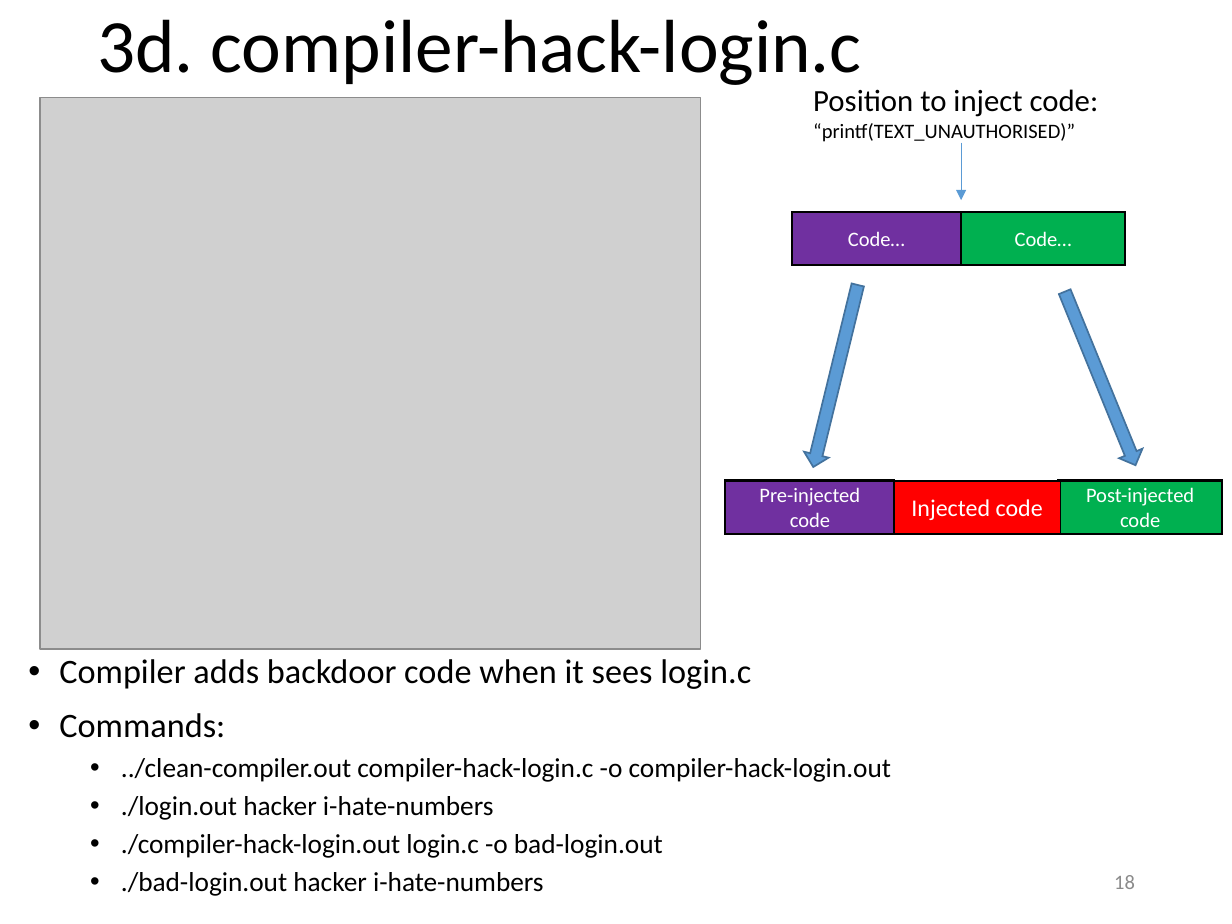
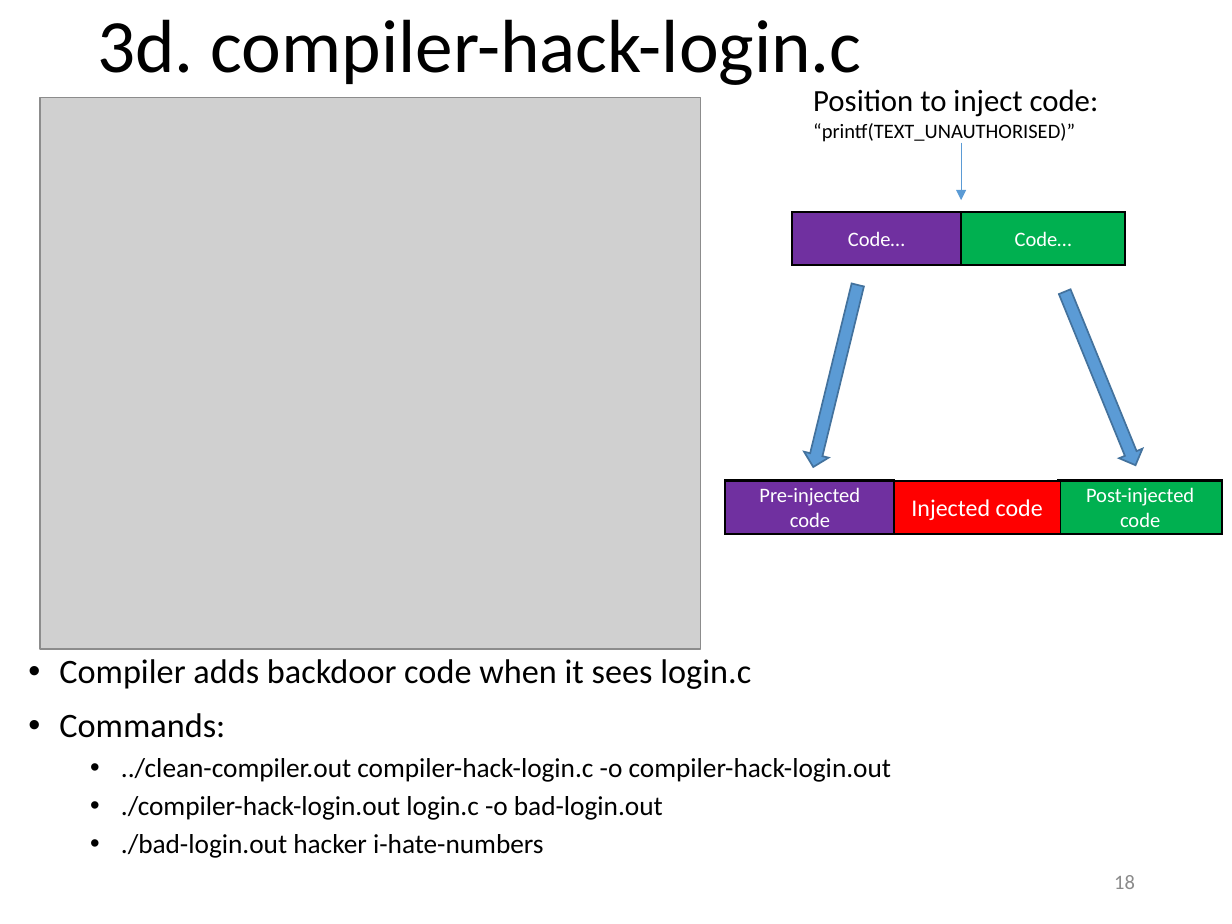
Before and after one commit to yeokm1/reflections-on-trusting-trust, a slide deck: slide 18 of reflections-on-reflecting-trust-slides.pptx. Drawn at 1232x924 pixels with LibreOffice and Linux fonts; fonts in the diff are those of the drawing; grey boxes stand for pictures. Boxes give left, top, right and bottom in pixels: in the first picture for what was removed or moved away, otherwise in the second. Text is boxed around its words. In the diff, an @@ line names an element or a change of style, - is before the commit and + after.

```diff
--- a/reflections-on-reflecting-trust-slides.pptx
+++ b/reflections-on-reflecting-trust-slides.pptx
@@ text at (x1=121, y1=796, x2=494, y2=820): paragraph removed @@
-  • ./login.out hacker i-hate-numbers
```
Also in this commit, not shown: 8 other slides changed, 1 other file.
